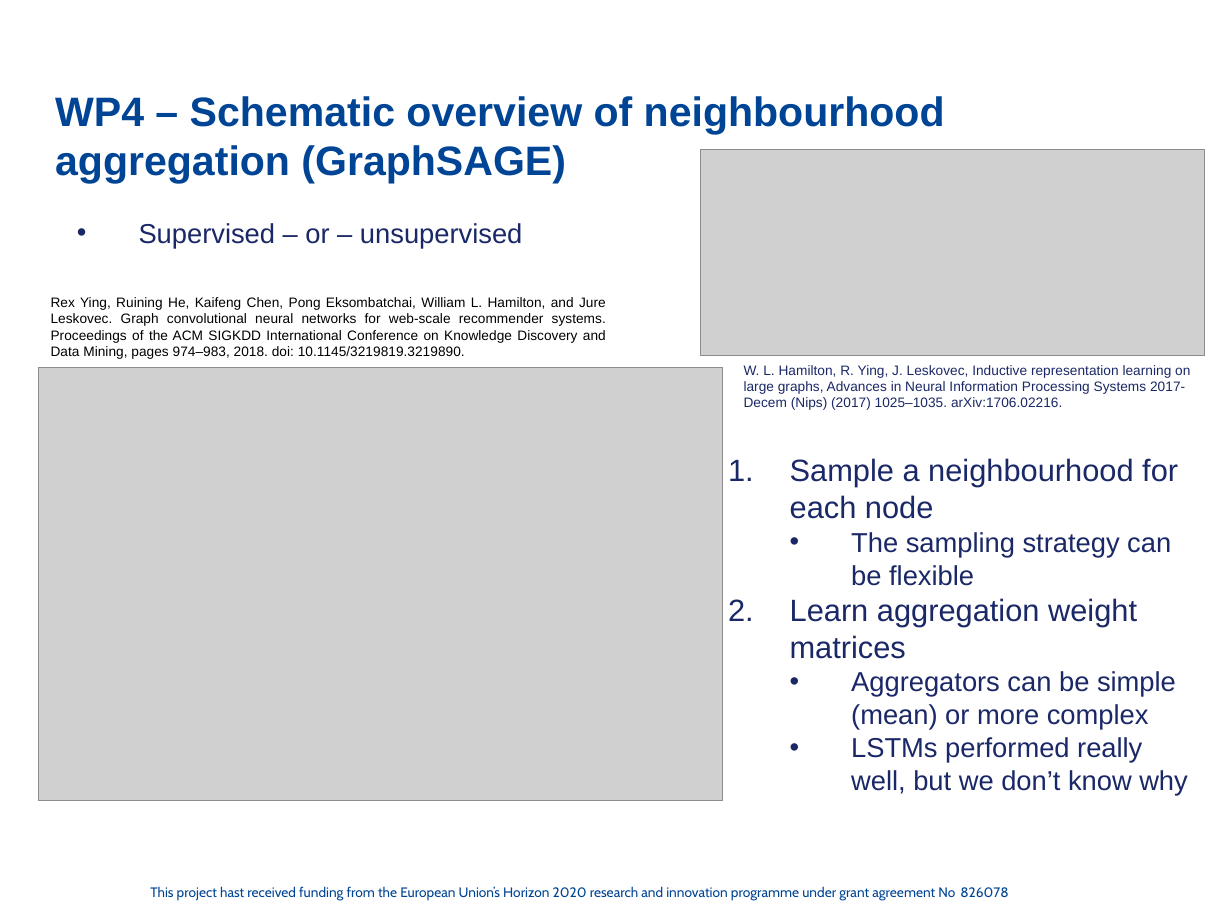
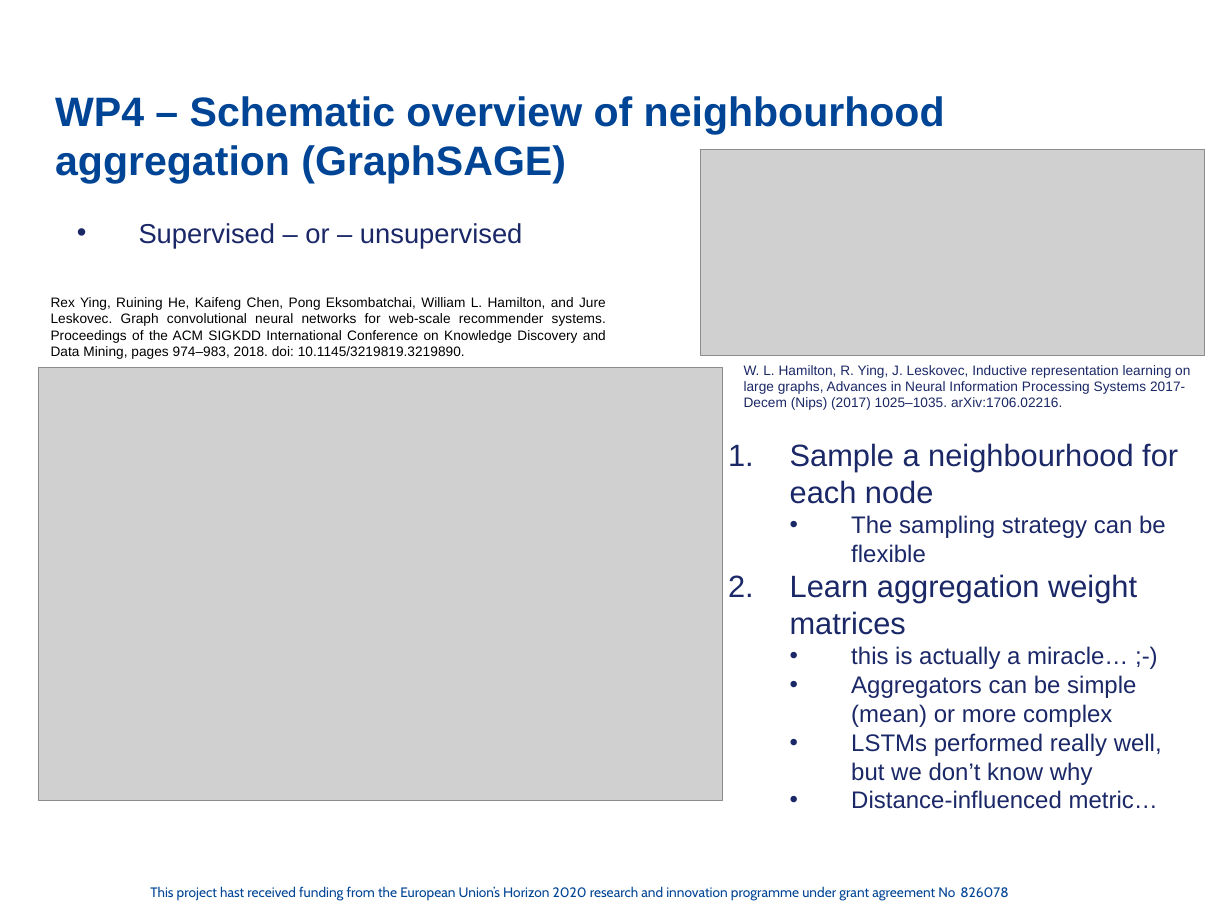
Before and after one commit to cassinius/phd-presentations, a slide deck: slide 8 of 2020/FC_sept_Graphs_LS/FeatureCloud_PPT_WP4_update.pptx (slide 5 before the commit). Drawn at 1232x924 pixels with LibreOffice and Linux fonts; fonts in the diff are those of the drawing; grey boxes stand for pictures; background and template pictures are left out. Boxes give left, top, right and bottom in pixels: in the first picture for what was removed or moved away, otherwise in the second. Text is boxed around its words. In the diff, an @@ line names an element or a change of style, - is before the commit and + after.

```diff
--- a/2020/FC_sept_Graphs_LS/FeatureCloud_PPT_WP4_update.pptx
+++ b/2020/FC_sept_Graphs_LS/FeatureCloud_PPT_WP4_update.pptx
@@ text "Sample a neighbourhood for each ...": place and size @@
-text "Sample a neighbourhood for each ..." at (790, 458, 1188, 796)
+text "Sample a neighbourhood for each ..." at (790, 443, 1178, 809)
@@ text at (851, 515, 1166, 785): size 16 to 14 pt in "The sampling strategy can be flexible", "Aggregators can be simple (mean) or more ...", "LSTMs performed really well, but we don’t ..." @@
@@ text at (851, 646, 1128, 669): paragraph added @@
+  • this is actually a miracle… ;-)
@@ text at (851, 790, 1158, 809): paragraph added @@
+  • Distance-influenced metric…
```
Also in this commit, not shown: 5 other slides changed, 8 slides added, 3 slides removed, 4 other files.
